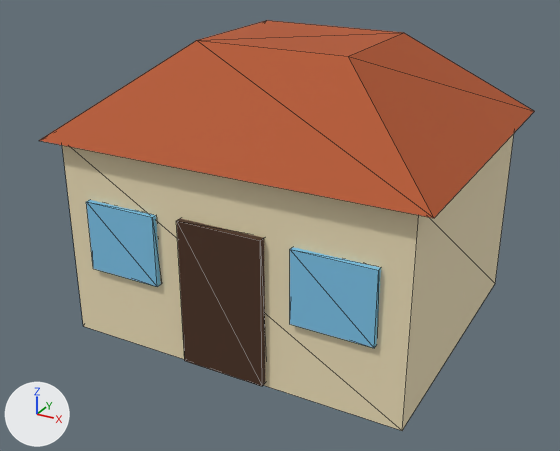
Two versions of the glTF model assets/facilities/building_keeper_shed.glb, one commit apart.
The view is the same before and after, from a 50 mm lens placed at (3.06, -5.97, 3.78), pointed at (-0.09, -0.24, 0.92). The lights are fixed; the arrows at lower left show +X, +Y and +Z. The first picture is the older version. Mesh edges are drawn as thin lines. Vertices at exactly the same position are counted once.

Objects in the first picture: 'SM_facilities_building_keeper_shed'.
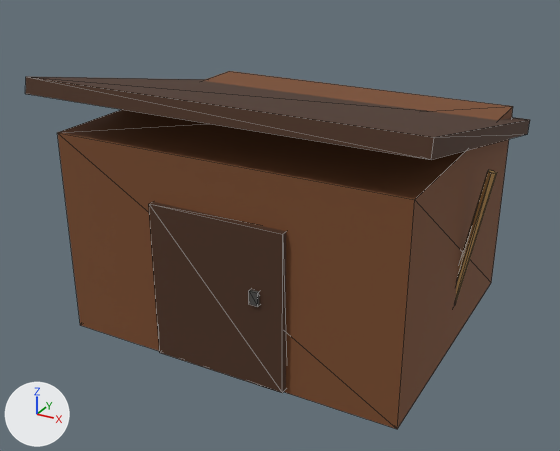
Boxes [x1, y1, x2, y2] around the edits, measured in the pictures (560 x 451 px):
'SM_facilities_building_keeper_shed', reshaped (13% shorter)
    before: [39, 20, 534, 431]
    after: [25, 71, 530, 429]
part 1 of me_sm_facilities_building_keeper_shed, added (brown)
    after: [57, 71, 513, 429]
part 2 of me_sm_facilities_building_keeper_shed, added (brown)
    after: [149, 202, 286, 393]
part 3 of me_sm_facilities_building_keeper_shed, added
    after: [249, 289, 259, 307]
part 4 of me_sm_facilities_building_keeper_shed, rebuilt (57% shorter)
    before: [39, 20, 534, 218]
    after: [25, 76, 530, 160]
part 5 of me_sm_facilities_building_keeper_shed, deleted (blue)
    before: [290, 247, 381, 348]
part 6 of me_sm_facilities_building_keeper_shed, deleted (blue)
    before: [86, 200, 161, 287]
part 7 of me_sm_facilities_building_keeper_shed, reshaped
    before: [62, 134, 514, 431]
    after: [455, 170, 497, 303]

The edits, one by one:
me_sm_facilities_building_keeper_shed is used by ob_sm_facilities_building_keeper_shed; location (0.0, 0.0, 0.0).
me_sm_facilities_building_keeper_shed had 40 vertices, 60 faces and spanned x -1.72..1.72, y -1.47..1.47, z 0.0..2.6.
me_sm_facilities_building_keeper_shed now has 44 vertices, 68 faces and spans x -1.75..1.75, y -1.51..1.51, z 0.0..2.36.
me_sm_facilities_building_keeper_shed part 1: a new loose piece, a box spanning x -1.61..1.54, y -1.35..1.35, z 0.0..1.87, in mat_mat_palette (picture img_palette).
me_sm_facilities_building_keeper_shed part 2: a new loose piece, a box spanning x -0.651..0.574, y -1.405..-1.325, z 0.03..1.434, in mat_mat_palette (picture img_palette).
me_sm_facilities_building_keeper_shed part 3: a new loose piece, a box spanning x 0.289..0.369, y -1.43..-1.33, z 0.782..0.902, in mat_mat_palette (picture img_palette).
me_sm_facilities_building_keeper_shed part 4: the loose piece of 8 vertices spanning x -1.72..1.72, y -1.47..1.47, z 1.82..2.6 is rebuilt with 8 vertices and now spans x -1.75..1.68, y -1.51..1.51, z 1.59..2.36.
me_sm_facilities_building_keeper_shed part 5: the loose piece of 8 vertices spanning x 0.63..1.33, y -1.39..-1.34, z 0.68..1.32 is deleted.
me_sm_facilities_building_keeper_shed part 6: the loose piece of 8 vertices spanning x -1.33..-0.63, y -1.39..-1.34, z 0.68..1.32 is deleted.
Part 7, on me_sm_facilities_building_keeper_shed:
8 vertices are removed from x -1.58..1.58, y -1.35..1.35, z 0.0..1.82.
12 faces are deleted.
12 vertices are added at x 1.43..1.75, y -0.04..0.04, z 0.19..1.68.
20 new faces join them.
Other edits to the shape of me_sm_facilities_building_keeper_shed do not show in these pictures.
